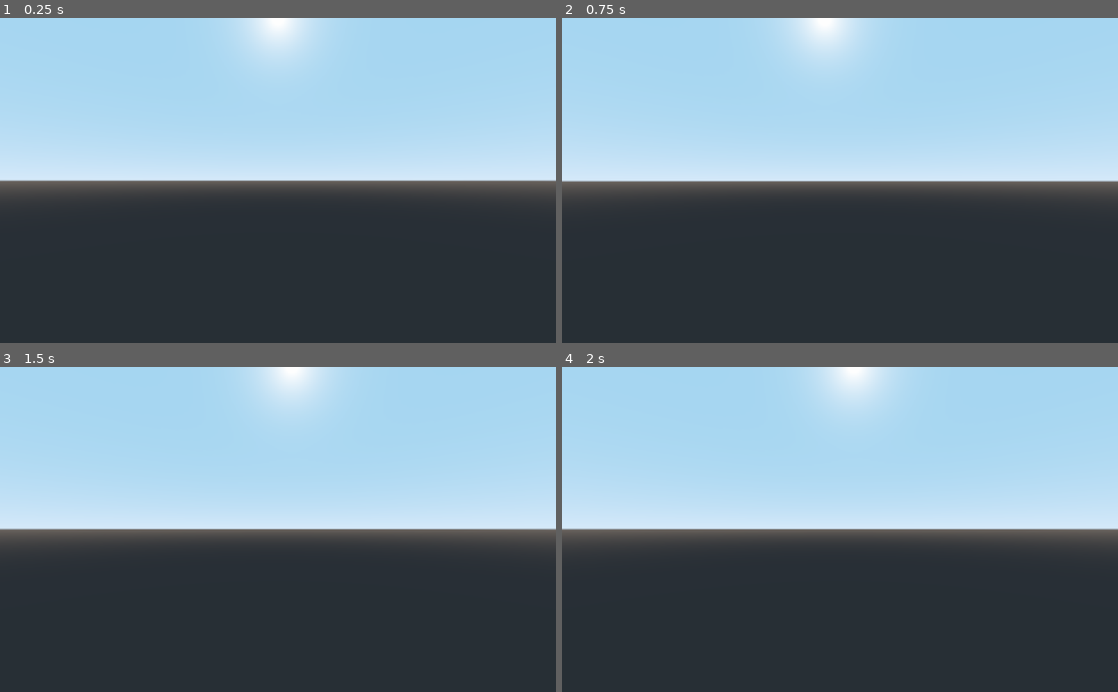
Above: before the commit, frames 1-4 (two rows, left to right).
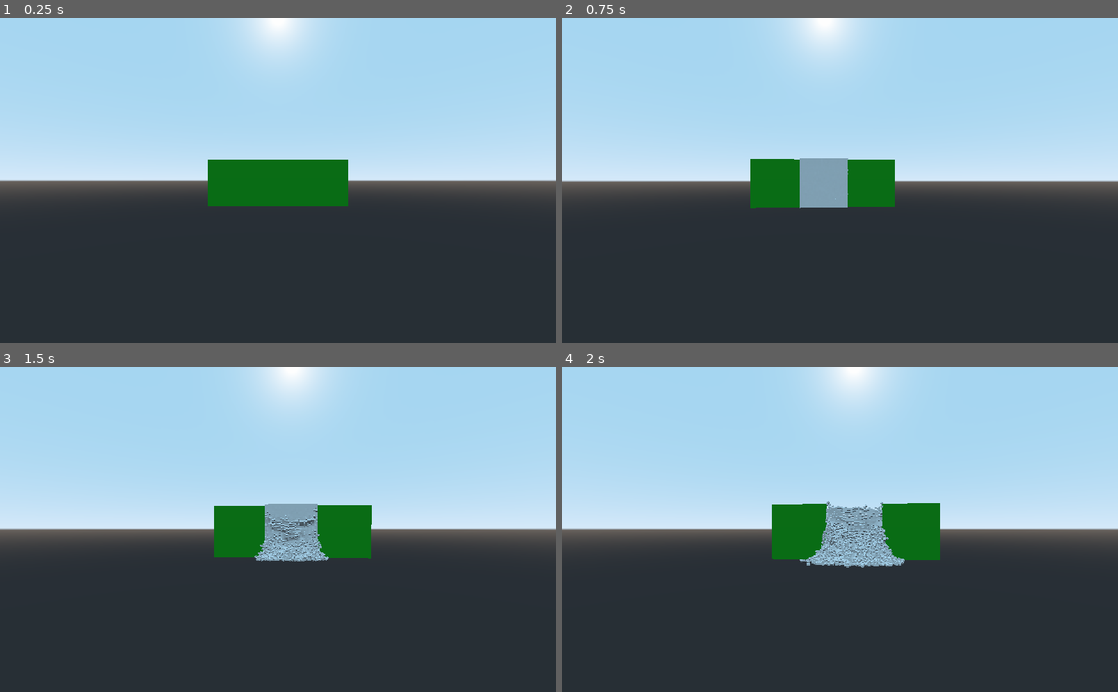
Above: after the commit, the same moments.

Repository: Gedas-S/what-minotaur
Game: Godot game, scene res://Maze.tscn
Two runs of this game, one before a commit and one after it. Both use one fixed random seed, a clock stepped at 60 frames per second and the inputs below.
Inputs (mouse positions are in pixels of both pictures, inside the frame that each line leads up to):
- Up to frame 1 (0.25 s): no input
- Up to frame 2 (0.75 s): tap Enter at 0.5 s; move the mouse to (867, 180) at 0.52 s; hold W from 0.53 s (still down); tap E at 0.6 s
- Up to frame 3 (1.5 s): keep holding W; move the mouse to (250, 529) at 1.27 s; tap E at 1.35 s
- Up to frame 4 (2 s): keep holding W

The runs differ from the first frame. In frame 1, 3.6% of the frame differs, in the area x 37-63%, y 43-58%; in frame 2, 3.9%; in frame 3, 4.7%; in frame 4, 5.4%, in the area x 37-68%, y 41-62%.

Commit message:
wallbreaking test

Diff:
--- a/Maze.tscn
+++ b/Maze.tscn
@@ -1,6 +1,8 @@
-[gd_scene load_steps=4 format=2]
+[gd_scene load_steps=6 format=2]
 
 [ext_resource path="res://Player.gd" type="Script" id=1]
+[ext_resource path="res://walls/WallSegment.tscn" type="PackedScene" id=2]
+[ext_resource path="res://walls/BreakableWall.tscn" type="PackedScene" id=3]
 
 [sub_resource type="CapsuleShape" id=1]
 radius = 0.498801
@@ -26,3 +28,15 @@
 [node name="CollisionShape" type="CollisionShape" parent="Floor"]
 transform = Transform( 1, 0, 0, 0, 1, 0, 0, 0, 1, 0, -1, 0 )
 shape = SubResource( 2 )
+
+[node name="WallSegment" parent="." instance=ExtResource( 2 )]
+transform = Transform( 1, 0, 0, 0, 1, 0, 0, 0, 1, -3, 0, -5 )
+BreakableWall = ExtResource( 3 )
+
+[node name="WallSegment2" parent="." instance=ExtResource( 2 )]
+transform = Transform( 1, 0, 0, 0, 1, 0, 0, 0, 1, 0, 0, -5 )
+BreakableWall = ExtResource( 3 )
+
+[node name="WallSegment3" parent="." instance=ExtResource( 2 )]
+transform = Transform( 1, 0, 0, 0, 1, 0, 0, 0, 1, 3, 0, -5 )
+BreakableWall = ExtResource( 3 )
--- a/Player.gd
+++ b/Player.gd
@@ -28,6 +28,8 @@
 			velocity.x = int(event.pressed) * 1
 		elif event.scancode == KEY_A:
 			velocity.x = int(event.pressed) * -1
+		elif event.scancode == KEY_E:
+			self.get_parent().get_node("WallSegment2").shatter()
 		elif event.scancode == KEY_ESCAPE and event.pressed != esc_capture:
 			esc_capture = event.pressed
 			if event.pressed:
--- /dev/null
+++ b/walls/WallSegment.gd
@@ -0,0 +1,8 @@
+extends Spatial
+
+export (PackedScene) var BreakableWall
+
+func shatter():
+	remove_child(get_node("MeshInstance"))
+	remove_child(get_node("StaticBody"))
+	add_child(BreakableWall.instance())
--- a/walls/WallSegment.tscn
+++ b/walls/WallSegment.tscn
@@ -1,4 +1,6 @@
-[gd_scene load_steps=4 format=2]
+[gd_scene load_steps=5 format=2]
+
+[ext_resource path="res://walls/WallSegment.gd" type="Script" id=1]
 
 [sub_resource type="SpatialMaterial" id=1]
 albedo_color = Color( 0.0588235, 0.803922, 0.0901961, 1 )
@@ -13,6 +15,7 @@
 
 [node name="WallSegment" type="Spatial"]
 transform = Transform( -4.37114e-008, 0, 1, 0, 1, 0, -1, 0, -4.37114e-008, 0, 0, 0 )
+script = ExtResource( 1 )
 
 [node name="MeshInstance" type="MeshInstance" parent="."]
 transform = Transform( 1, 0, 0, 0, 1, 0, 0, 0, 1, 0, 1.5, 0 )
